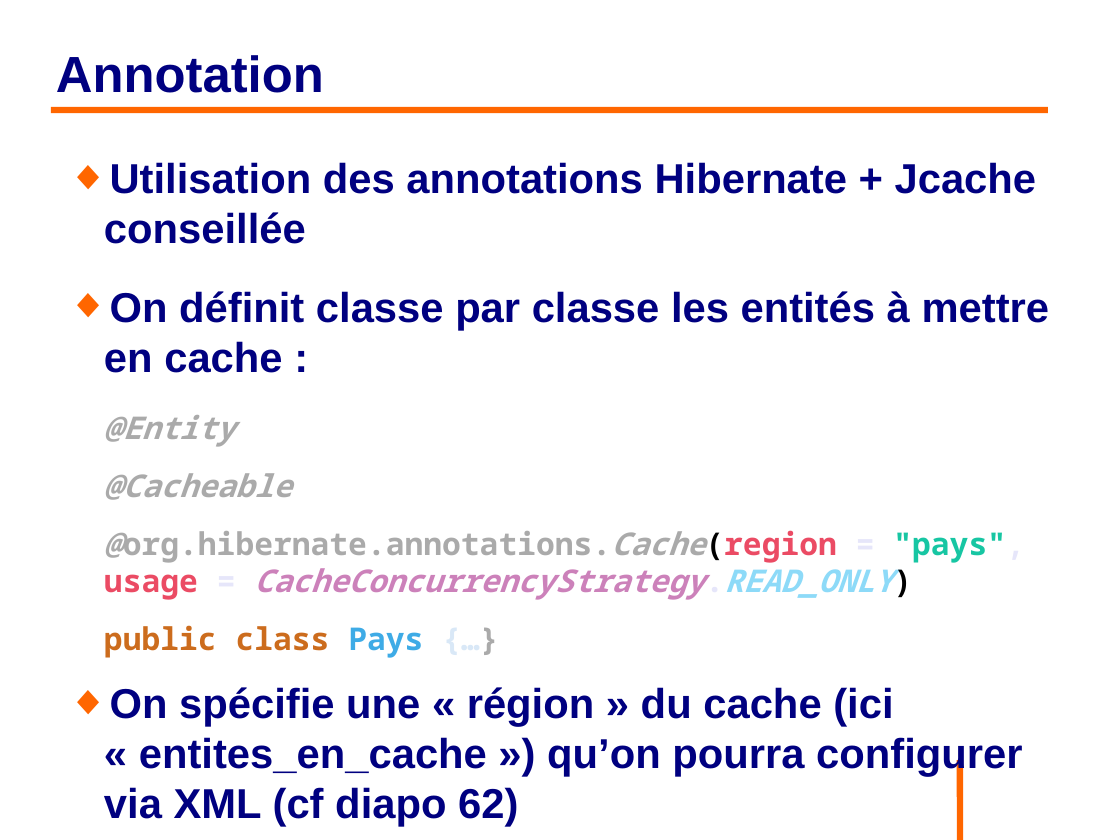
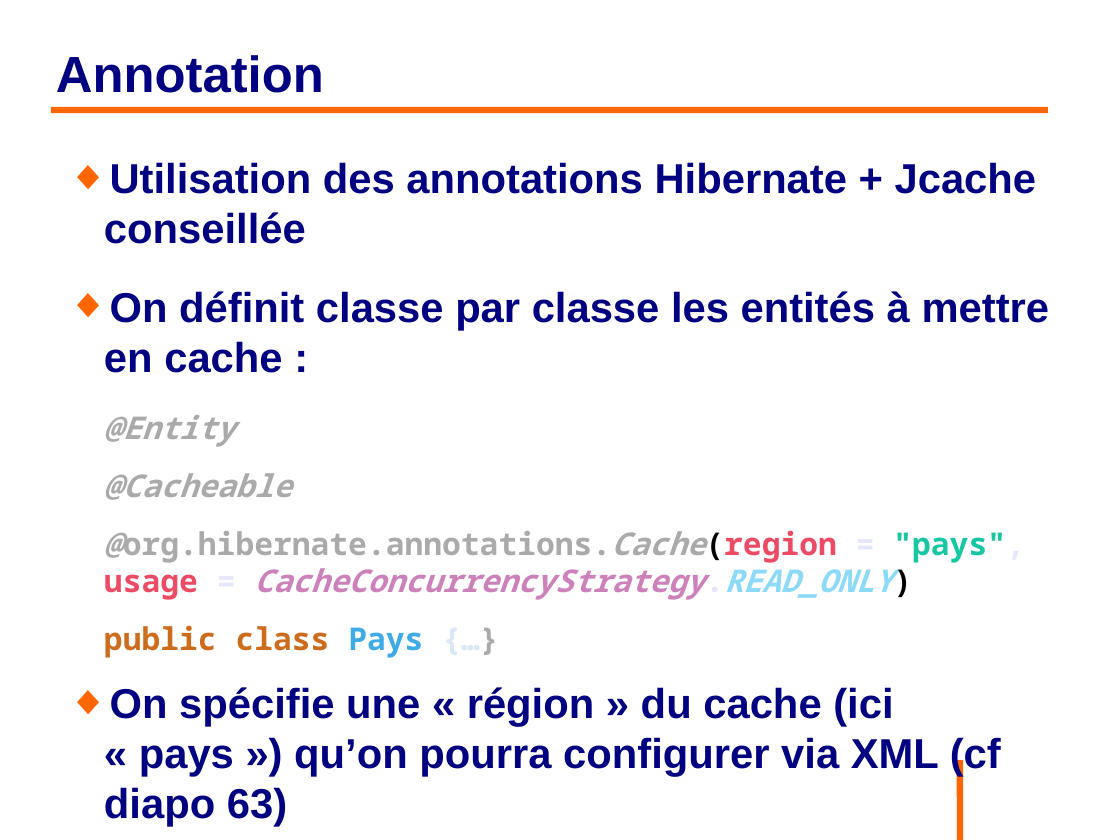
Before and after one commit to philphils/formation-hibernate-avancee, a slide deck: slide 59 of Documentation/diapo_formation_hibernate_avancee.odp. Drawn at 1120x840 pixels with LibreOffice and Linux fonts; fonts in the diff are those of the drawing; background and template pictures are left out. Boxes give left, top, right and bottom in pixels: in the first picture for what was removed or moved away, otherwise in the second. Text is boxed around its words. In the diff, an @@ line names an element or a change of style, - is before the commit and + after.

```diff
--- a/Documentation/diapo_formation_hibernate_avancee.odp
+++ b/Documentation/diapo_formation_hibernate_avancee.odp
@@ text at (104,687,1001,827): text changed @@
-◆ On spécifie une « région » du cache (ici « entites_en_cache ») qu’on pourra configurer via XML (cf diapo 62)
+◆ On spécifie une « région » du cache (ici « pays ») qu’on pourra configurer via XML (cf diapo 63)
```
Also in this commit, not shown: 8 other slides changed.
